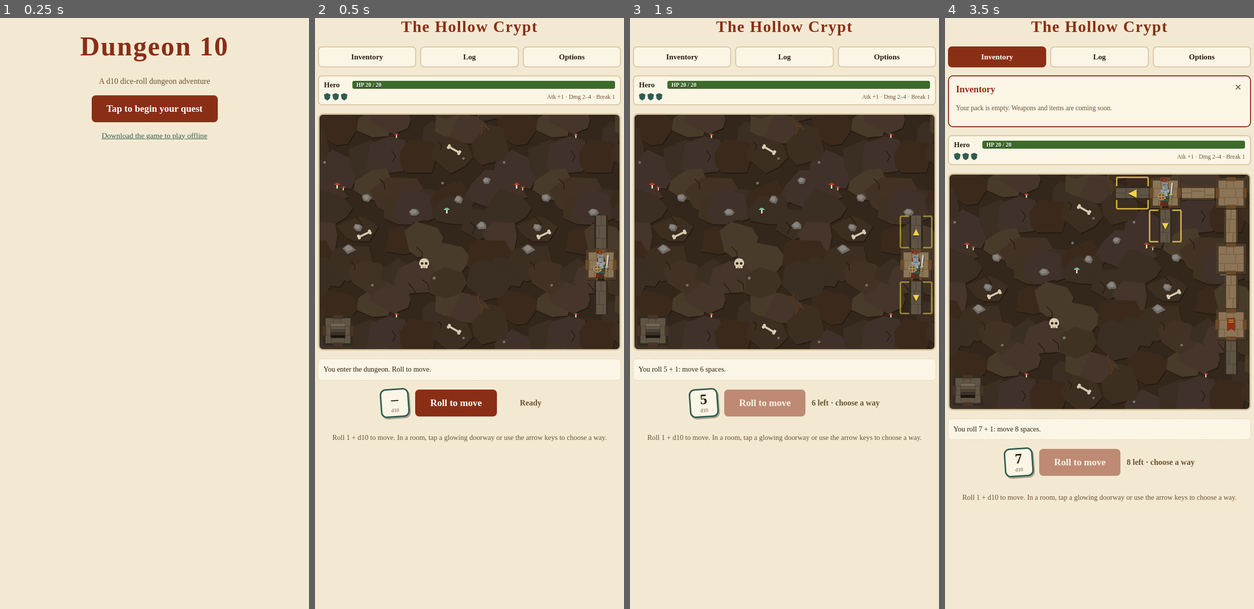
Above: before the commit, frames 1-4 (left to right).
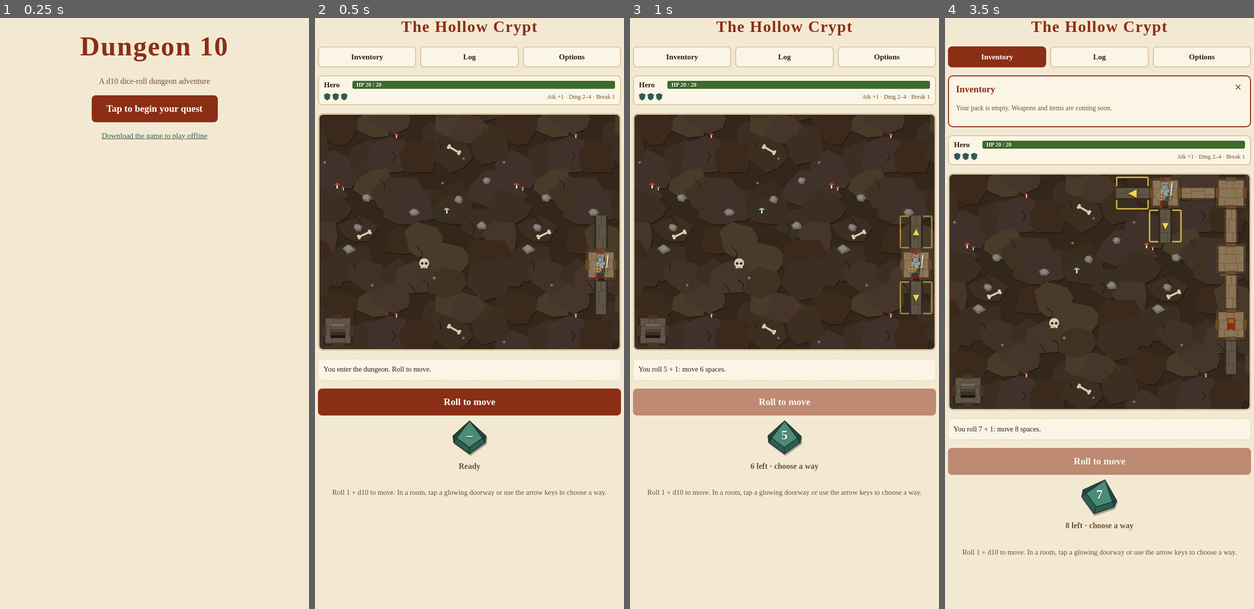
Above: after the commit, the same moments.

Repository: Wut-Lab/Dungeon-10
Game: browser game, page index.html
Two runs of this game, one before a commit and one after it. Both use one fixed random seed, a clock stepped at 60 frames per second and the inputs below.
Inputs (mouse positions are in pixels of both pictures, inside the frame that each line leads up to):
- Up to frame 1 (0.25 s): no input
- Up to frame 2 (0.5 s): click "Tap to begin your quest" at 0.27 s
- Up to frame 3 (1 s): click "Roll to move" at 0.52 s
- Up to frame 4 (3.5 s): tap Space every 0.5 s from 1.1 to 3.1 s; click "▲" at 1.27 s; click "Log" at 1.87 s; click "Options" at 2.02 s; click "Inventory" at 2.47 s; click (1099, 100) at 3.07 s; click "Roll to move" at 3.27 s

Frame 1 is identical in both runs. In frame 2, 4.5% of the frame differs, in the area x 0-100%, y 62-81%; in frame 3, 4.5%; in frame 4, 4.6%, in the area x 0-100%, y 72-92%.

Commit message:
Real d10 dice with a spin animation, full-width Roll to move, Log rows that open cards, Settings menu
Co-Authored-By: Claude Opus 5.5 <noreply@anthropic.com>
Claude-Session: https://claude.ai/code/session_013BExePevm9JAB9t41chAoh

Diff:
--- a/game.js
+++ b/game.js
@@ -60,6 +60,18 @@
 // Roll 1 + d10 steps. Hallways carry you straight on; in a room with more than one way on, you choose.
 const wait = ms => new Promise(res => setTimeout(res, calm.matches ? 0 : ms));
 
+// A real-looking d10 (pentagonal trapezohedron, seen face-on). Colour comes from CSS vars on .die.
+const D10_SVG = `<svg class="d10" viewBox="0 0 100 100" aria-hidden="true">
+  <polygon class="f-side" points="50,4 4,46 6,64 50,96 94,64 96,46"/>
+  <polygon class="f-low" points="14,52 6,64 50,96 50,78"/><polygon class="f-low" points="86,52 94,64 50,96 50,78"/>
+  <polygon class="f-top" points="50,4 14,52 50,78 86,52"/>
+  <polyline class="edge" points="50,4 4,46 6,64 50,96 94,64 96,46 50,4"/>
+  <path class="edge" d="M50,4 L14,52 L50,78 L86,52 Z M4,46 L14,52 L6,64 M96,46 L86,52 L94,64 M50,78 L50,96"/></svg>`;
+document.querySelectorAll('.die').forEach(d => d.prepend(document.createRange().createContextualFragment(D10_SVG)));
+const DIE_SPIN = [{ transform: 'rotate(0) scale(1)' }, { transform: 'rotate(-260deg) scale(.7) translateY(-6px)', offset: .5 },
+  { transform: 'rotate(-340deg) scale(1.08)', offset: .85 }, { transform: 'rotate(-360deg) scale(1)' }];
+function spinDie(el) { if (!calm.matches) el.querySelector('.d10')?.animate(DIE_SPIN, { duration: 550, easing: 'cubic-bezier(.2,.7,.3,1)' }); }
+
 async function rollMove() {
   if (state.foe || state.over || state.moving || state.steps) return;
   const die = d10();
@@ -67,6 +79,7 @@
   state.steps = 1 + die;
   state.log = [`You roll ${die} + 1: move ${state.steps} spaces.`];
   render();
+  spinDie($('#move-die').parentElement);
   await keepMoving();
 }
 
@@ -251,7 +264,7 @@
 
 function playFx() {
   const figs = { hero: $('#fig-hero'), foe: $('#fig-foe') };
-  for (const d of ['#hd', '#fd']) { const el = $(d).parentElement; el.classList.remove('roll'); void el.offsetWidth; el.classList.add('roll'); }
+  for (const d of ['#hd', '#fd']) spinDie($(d).parentElement);
   if (calm.matches) return;
   // Attacks play one after another (a tie shows both); each defender flinches as the blow lands.
   let t = 0;
@@ -337,25 +350,30 @@
   log: () => {
     const ids = Object.keys(ENEMIES).filter(id => bestiary[id]);
     if (!ids.length) return `<h3>Log</h3><p class="none">No enemies encountered yet. Creatures you meet are recorded here.</p>`;
-    return `<h3>Log</h3><p class="sub">Enemies encountered · ${ids.length} of ${Object.keys(ENEMIES).length}</p>` + ids.map(id => {
-      const e = ENEMIES[id], b = bestiary[id];
-      return `<article class="entry"><div class="entry-art">${ART[e.art] || ''}</div><div>
+    const open = $('#menu').dataset.foe;
+    if (open && ENEMIES[open]) {
+      const id = open, e = ENEMIES[id], b = bestiary[id];
+      return `<article class="entry card"><button class="card-close" aria-label="Close card">✕</button><div class="entry-art">${ART[e.art] || ''}</div><div>
         <h4>${e.name}</h4>
         <dl><dt>HP</dt><dd>${e.hp}</dd><dt>Attack</dt><dd>+${e.attack}</dd><dt>Damage</dt><dd>${e.damage[0]}–${e.damage[1]}</dd>
         <dt>Armor</dt><dd>${e.armor}</dd><dt>Break</dt><dd>${e.armorBreak}</dd></dl>
         ${e.abilities.length ? `<p class="abil">${e.abilities.map(a => a === 'hasty' ? 'Hasty Attack: wins a double knockout' : a).join(' · ')}</p>` : ''}
         <p class="tally">Met ${b.met} · Defeated ${b.defeated}${b.felledYou ? ` · Felled you ${b.felledYou}` : ''}</p>
       </div></article>`;
-    }).join('');
+    }
+    return `<h3>Log</h3><p class="sub">Enemies encountered · ${ids.length} of ${Object.keys(ENEMIES).length}</p>` +
+      ids.map(id => `<button class="foe-row" data-foe="${id}"><span class="row-art">${ART[ENEMIES[id].art] || ''}</span>${ENEMIES[id].name}</button>`).join('');
   },
   options: () => `<h3>Options</h3><div class="opt-list">
     <button data-opt="restart">Restart run</button>
     <button data-opt="title">Return to title</button>
-    <button data-opt="clear-log">Clear enemy log</button></div>`,
+    <button data-opt="settings">Settings</button></div>`,
+  settings: () => `<h3>Settings</h3><p class="none">Nothing here yet. Settings are coming soon.</p>`,
 };
 function openMenu(name) {
   if ($('#menu').dataset.open === name) return closeMenu();
   $('#menu').dataset.open = name;
+  delete $('#menu').dataset.foe;
   $('#menu-body').innerHTML = MENUS[name]();
   $('#menu').hidden = false;
   document.querySelectorAll('#nav button').forEach(b => b.setAttribute('aria-pressed', b.dataset.menu === name));
@@ -370,7 +388,10 @@
   const opt = e.target.closest('[data-opt]')?.dataset.opt;
   if (opt === 'restart') newRun();
   if (opt === 'title') { closeMenu(); show('title'); }
-  if (opt === 'clear-log') { bestiary = {}; try { localStorage.removeItem('d10-bestiary'); } catch {} openMenu('log'); }
+  if (opt === 'settings') openMenu('settings');
+  const foeId = e.target.closest('[data-foe]')?.dataset.foe;
+  if (foeId) { $('#menu').dataset.foe = foeId; $('#menu-body').innerHTML = MENUS.log(); }
+  if (e.target.closest('.card-close')) { delete $('#menu').dataset.foe; $('#menu-body').innerHTML = MENUS.log(); }
 };
 
 // ---- Input ----
--- a/index.html
+++ b/index.html
@@ -55,8 +55,8 @@
     </div>
     <pre id="log" aria-live="polite"></pre>
     <div id="move">
-      <div class="die move-die"><b id="move-die">–</b><small>d10</small></div>
       <button id="roll-move" class="big">Roll to move</button>
+      <div class="die move-die"><b id="move-die">–</b></div>
       <span id="steps"></span>
     </div>
     <p class="hint">Roll 1 + d10 to move. In a room, tap a glowing doorway or use the arrow keys to choose a way.</p>
--- a/style.css
+++ b/style.css
@@ -110,3 +110,27 @@
 .thin .slots{grid-area:slots;min-height:14px}.thin .slot{width:13px;height:15px}
 .thin .stats{grid-area:stats;font-size:.75rem;text-align:right}
 .plates{grid-template-columns:1fr}
+
+/* ---- d10 dice: every die uses the same SVG, coloured per die with CSS vars ---- */
+.die,.foe-die,.move-die{width:auto;height:auto;border:0;border-radius:0;background:none;box-shadow:none;transform:none;
+  display:grid;grid-template-areas:"d" "s";place-items:center;gap:2px;
+  --face:#4a8c78;--low:#2f5d50;--side:#24493f;--edge:#173029;--num:#fff}
+.foe-die{--face:#c0563a;--low:#8b2e16;--side:#6d2411;--edge:#3f1307}
+.die .d10{grid-area:d;width:64px;height:64px;filter:drop-shadow(2px 3px 0 rgba(43,29,14,.35))}
+.die b{grid-area:d;align-self:start;margin-top:17px;color:var(--num);font-size:1.45rem;text-shadow:0 1px 2px #0008;z-index:1}
+.die small{grid-area:s;font-size:.7rem;color:var(--mute)}
+.d10 .f-top{fill:var(--face)}.d10 .f-low{fill:var(--low)}.d10 .f-side{fill:var(--side)}
+.d10 .edge{fill:none;stroke:var(--edge);stroke-width:2;stroke-linejoin:round}
+.die.roll{animation:none}
+#move{flex-direction:column;width:100%;gap:8px}
+#roll-move{width:100%}
+.move-die .d10{width:72px;height:72px}.move-die b{margin-top:19px;font-size:1.6rem}
+
+/* ---- Log rows and full card ---- */
+.foe-row{display:flex;align-items:center;gap:12px;width:100%;padding:6px 8px;margin-top:6px;border:1px solid var(--line);border-radius:8px;background:var(--bg);color:var(--fg);font:700 1rem Georgia,serif;text-align:left;cursor:pointer}
+.foe-row:hover{border-color:var(--accent2)}
+.row-art{width:40px;height:44px;display:flex;justify-content:center}.row-art svg{height:100%;width:auto}
+.entry.card{position:relative;border:0;padding:4px 0 0}
+.card-close{position:absolute;top:0;right:0;border:0;background:none;color:var(--mute);font-size:1.1rem;cursor:pointer;min-width:32px;min-height:32px}
+#menu[data-foe] #menu-close{display:none}
+.stage .die small{color:#2b1d0e;font-weight:700}
